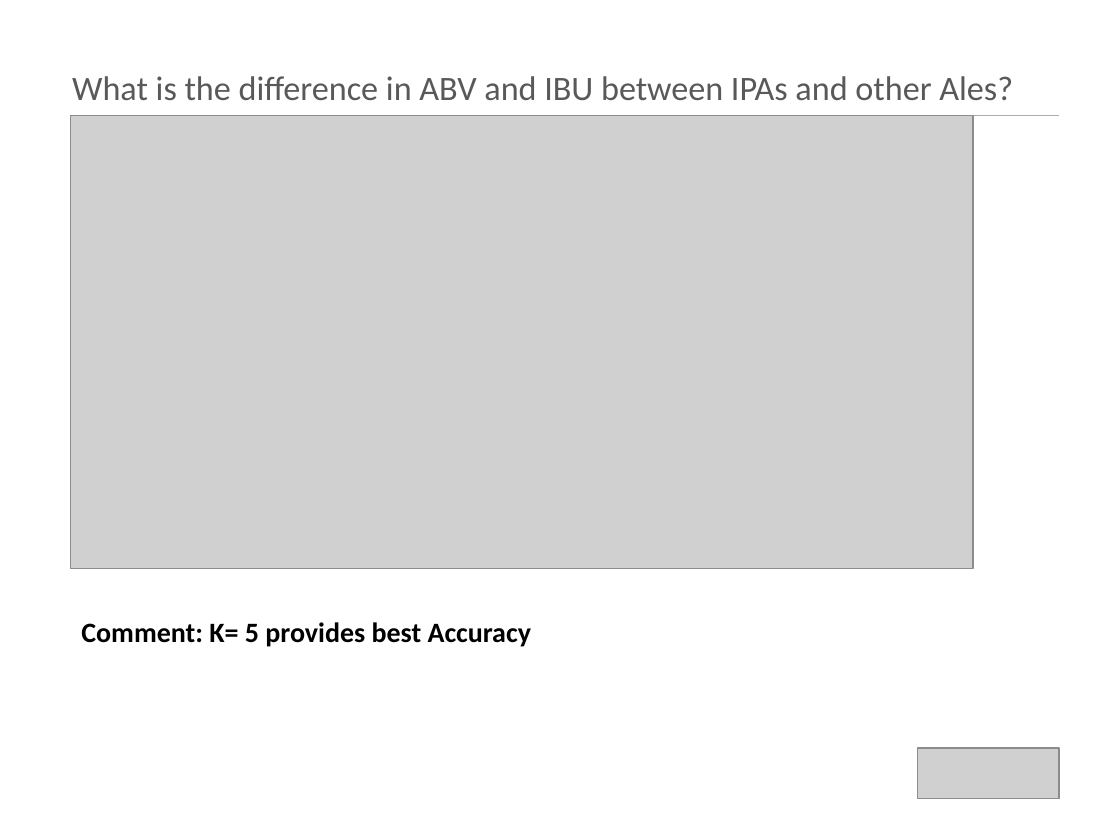
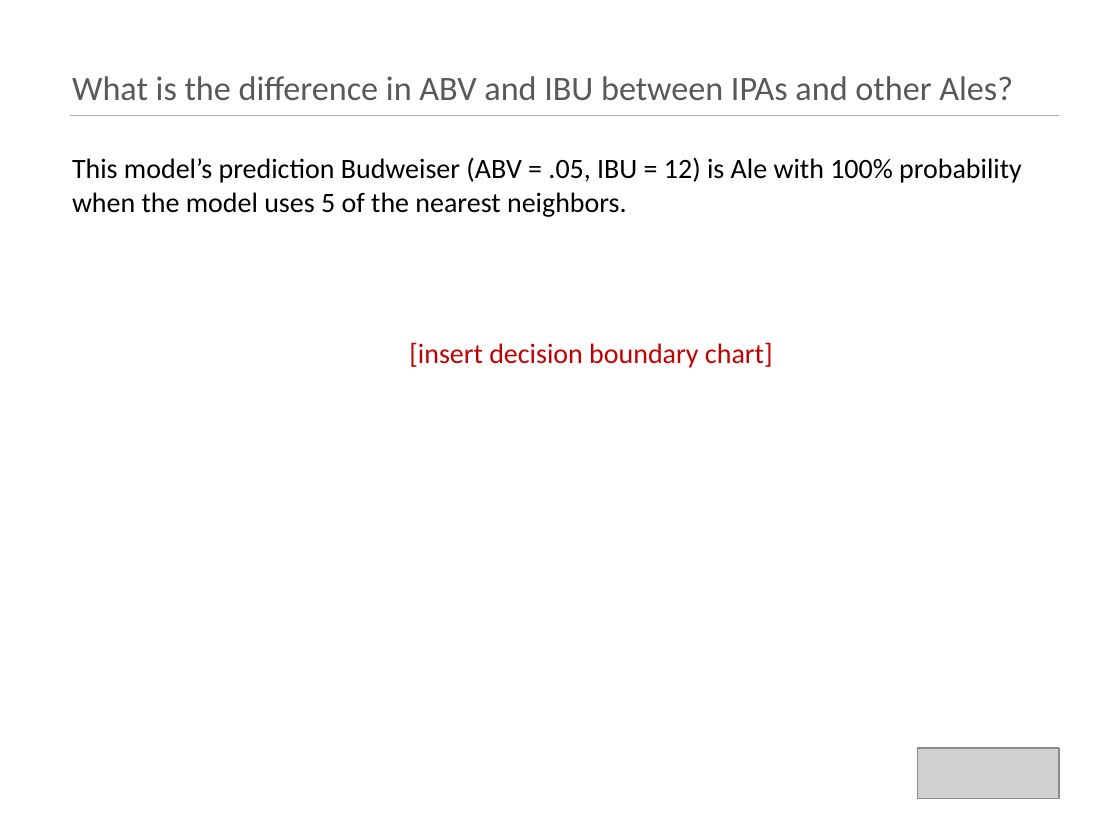
Before and after one commit to kristxh/6306-CaseStudy1-Beer, a slide deck: slide 12 of case_study_1_budweiser.pptx (slide 18 before the commit). Drawn at 1120x840 pixels with LibreOffice and Linux fonts; fonts in the diff are those of the drawing; grey boxes stand for pictures. Boxes give left, top, right and bottom in pixels: in the first picture for what was removed or moved away, otherwise in the second. Text is boxed around its words. In the diff, an @@ line names an element or a change of style, - is before the commit and + after.

```diff
--- a/case_study_1_budweiser.pptx
+++ b/case_study_1_budweiser.pptx
@@ picture removed at [71,115,973,568] @@
@@ text added at [72,157,1022,217], 18 pt, text #000000 @@
+This model’s prediction Budweiser (ABV = .05, IBU = 12) is Ale with 100% probability when the model uses 5 of the nearest neighbors.
@@ text added at [409,342,773,368], 18 pt, text #C00000 @@
+[insert decision boundary chart]
@@ text removed at [81,622,531,647] @@
-Comment: K= 5 provides best Accuracy
```
Also in this commit, not shown: 12 other slides changed, 9 slides removed.
